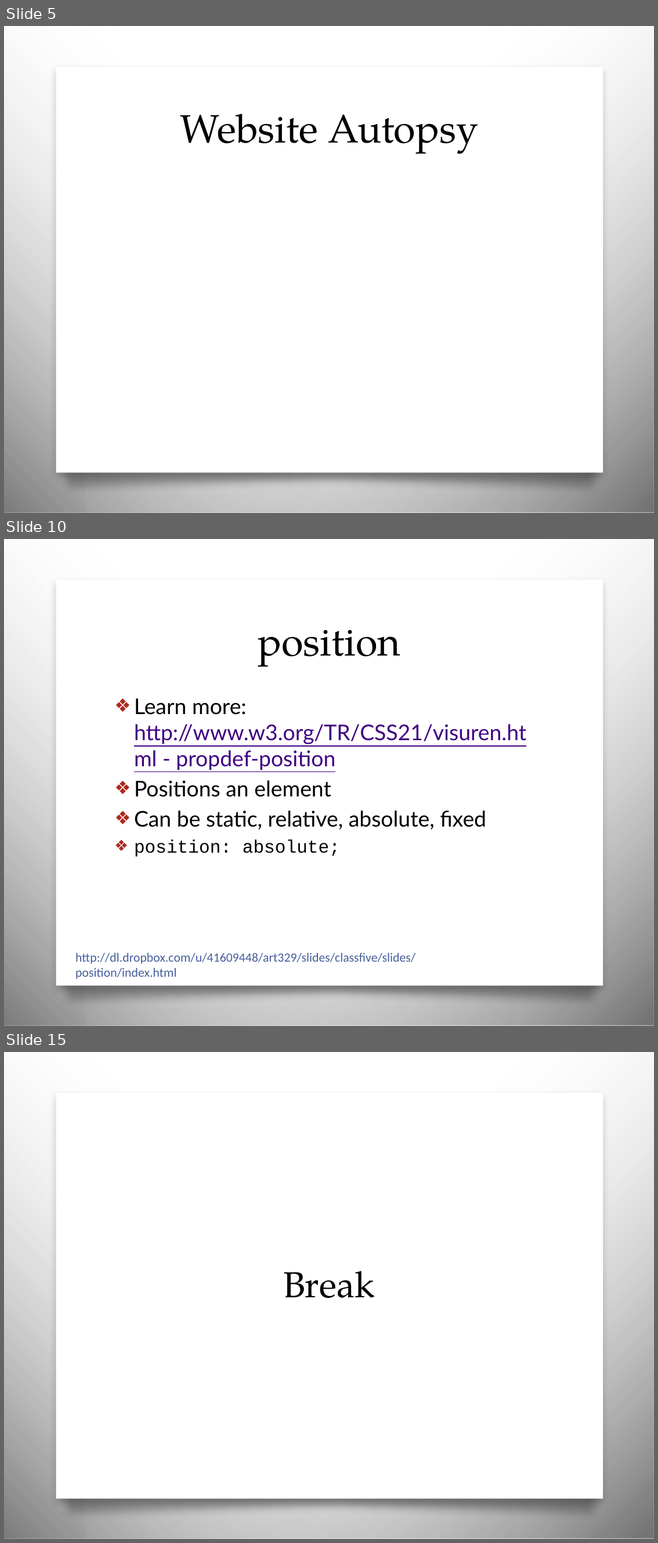
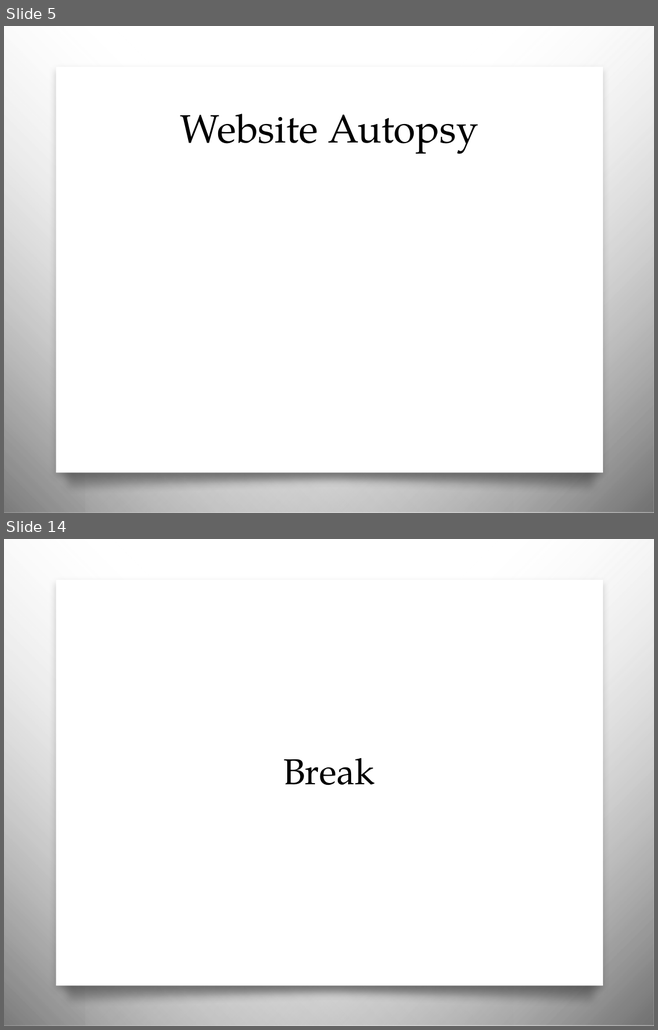
Before and after one commit to awayken/USF-ART329, a slide deck: slides/classsix/slides.pptx. Shown one above the other, each under a label of ours: slides 5, 10 and 15 before the commit, slides 5 and 14 after it; the slides between them are not shown. The pictures are 658x1543 and 658x1030 pixels, drawn with LibreOffice and Linux fonts; fonts in the diff are those of the drawing; background and template pictures are left out. Boxes give left, top, right and bottom in pixels: in the first picture for what was removed or moved away, otherwise in the second. Text is boxed around its words. In the diff, an @@ line names an element or a change of style, - is before the commit and + after.

Commit message:
Class six

```diff
--- a/slides/classsix/slides.pptx
+++ b/slides/classsix/slides.pptx
@@ slide 10 removed at (x1=4, y1=539, x2=654, y2=1026), background picture (left out); not listed: 4 template elements that a slide beside it also shows @@
@@ title removed at (x1=257, y1=630, x2=400, y2=667) @@
-position
@@ text removed at (x1=134, y1=699, x2=526, y2=857) @@
-❖ Learn more: http://www.w3.org/TR/CSS21/visuren.html - propdef-position
-❖ Positions an element
-❖ Can be static, relative, absolute, fixed
-❖ position: absolute;
@@ text removed at (x1=75, y1=953, x2=415, y2=979) @@
-http://dl.dropbox.com/u/41609448/art329/slides/classfive/slides/position/index.html
@@ what was slide 15 is now slide 14 @@
```
Also in this commit, not shown: 5 slides changed, 10 slides added, 24 other slides removed, 3 other files.
